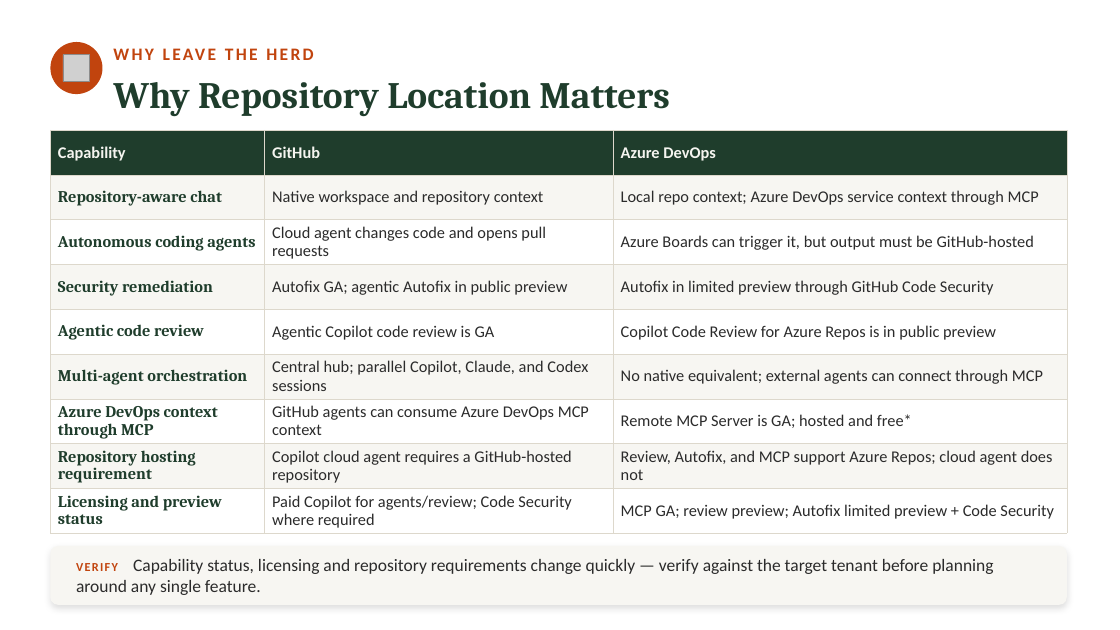
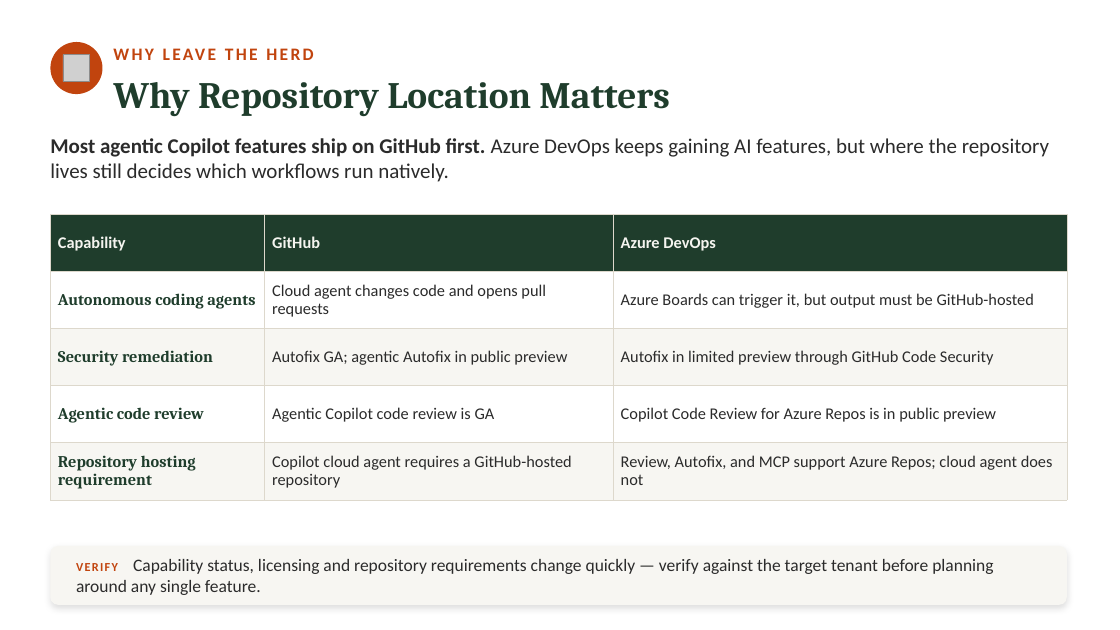
Before and after one commit to neumann1990/Azure_DevOps_To_GitHub, a slide deck: slide 5 of presentation/azure-devops-to-github-the-great-migration-FULL-DECK.pptx (slide 6 before the commit). Drawn at 1120x630 pixels with LibreOffice and Linux fonts; fonts in the diff are those of the drawing; grey boxes stand for pictures. Boxes give left, top, right and bottom in pixels: in the first picture for what was removed or moved away, otherwise in the second. Text is boxed around its words. In the diff, an @@ line names an element or a change of style, - is before the commit and + after.

```diff
--- a/presentation/azure-devops-to-github-the-great-migration-FULL-DECK.pptx
+++ b/presentation/azure-devops-to-github-the-great-migration-FULL-DECK.pptx
@@ text added at <box>50,138,1049,182</box>, 18 pt, text #2B2B2B @@
+Most agentic Copilot features ship on GitHub first. Azure DevOps keeps gaining AI features, but where the repository lives still decides which workflows run natively.
@@ table at <box>50,214,1067,500</box> @@
-row 2: Repository-aware chat | Native workspace and repository context | Local repo context; Azure DevOps service context through MCP
-row 6: Multi-agent orchestration | Central hub; parallel Copilot, Claude, and Codex sessions | No native equivalent; external agents can connect through MCP
-row 7: Azure DevOps context through MCP | GitHub agents can consume Azure DevOps MCP context | Remote MCP Server is GA; hosted and free*
-row 9: Licensing and preview status | Paid Copilot for agents/review; Code Security where required | MCP GA; review preview; Autofix limited preview + Code Security
@@ table: place and size @@
-table at <box>50,130,1067,534</box>
+table at <box>50,214,1067,500</box>
```
Also in this commit, not shown: 19 other slides changed, 5 slides removed.
